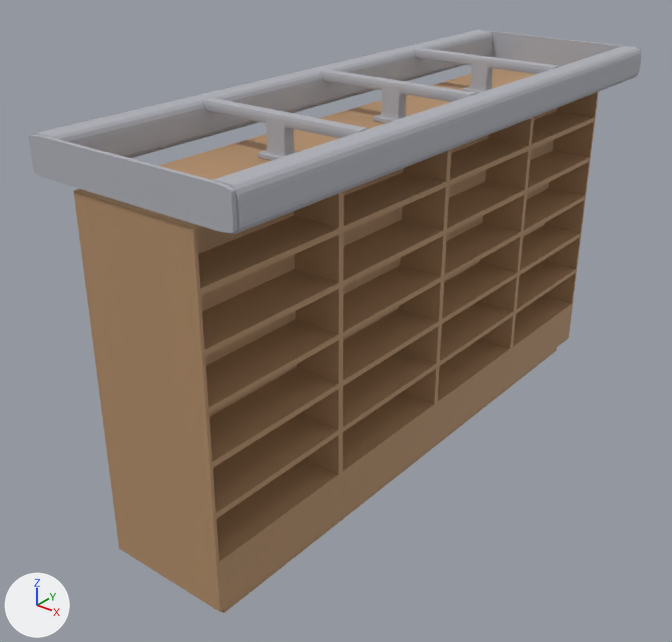
The FBX model Assets/Models/Shelf6x4/Shelf6x4.fbx: old version first, new version second.
Camera for both pictures: a 50 mm camera at (6.33, -9.0, 6.9) aimed at (-0.37, -0.62, 1.71). Lighting does not change. The marker at lower left points along +X, +Y and +Z. Where no turn or scale is listed for an object, it has been applied to the vertices.

Objects in the first picture: 'Lamp', 'Shelf'.
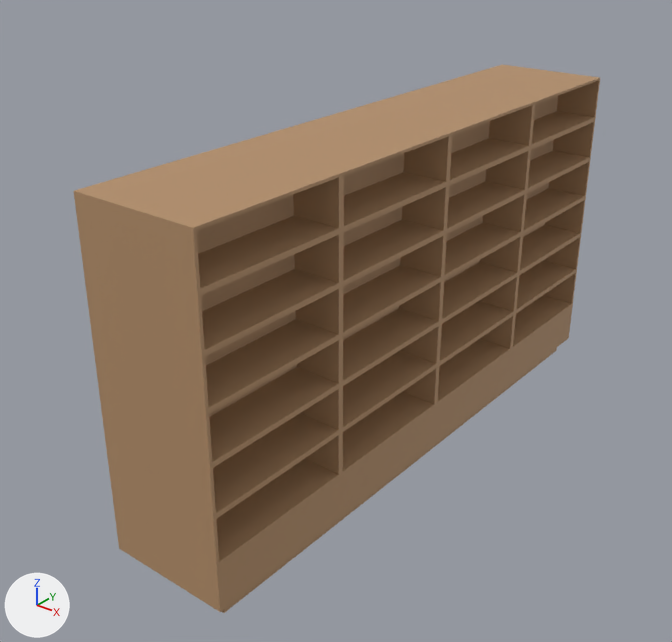
Pixel boxes [x1, y1, x2, y2] of what changed, in the pictures (672 x 642 px):
'Lamp', deleted
    before: [29, 30, 641, 234]

The change in detail:
Object 'Lamp' (ob_lamp) is deleted.
